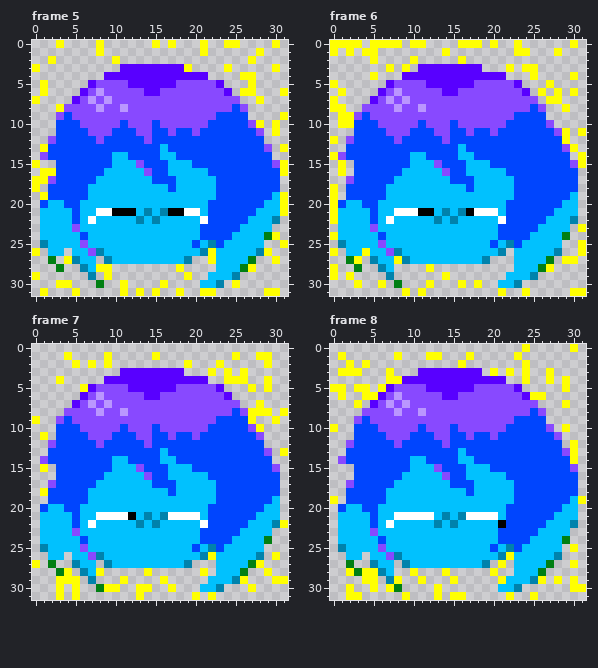
A animated GIF sprite gets an edit: images/urotsuki_rainbow_bridge.gif. Above is the file before it was changed.
The file is 32x32 pixels, 23 frames. Colours within 5 levels of each other are drawn and written as one. Shown: frame 5, frame 6, frame 7, frame 8. The commit also changed other frames, which this record leaves out.
Now the later version:
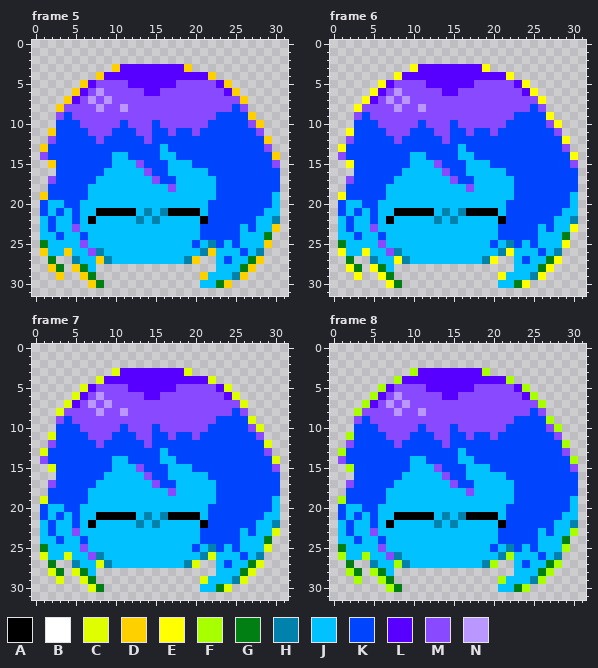
Palette (. is transparent): A #010000  B #ffffff  C #dfff00  D #ffd000  E #ffff01  F #a7ff00  G #017f13  H #0082ac  J #01c1fe  K #0045fe  L #5800ff  M #8849ff  N #ba96ff
From old to new:
Changed rows in their new state; - is an unchanged pixel.
Frame 5:
first column x 0:
 0 ---.----.------.-.---.--..----.-
 1 --------.------------.------.---
 2 --.-------.----------------.----
 3 .---------D--------D----.-----.-
 4 --------D-------------D---..----
 5 -.----D-----------------D--.----
 6 -.---D-------------------D..---.
 7 .---D---------------------D-.---
 8 ---D----------------------------
 9 ---------------------------D---.
10 ----------------------------D-.-
11 --D---------------------------.-
12 -----------------------------D--
13 -D-----------------------------.
14 ------------------------------D-
15 .-D----------------------------.
16 -..----------------------------.
17 ..-------------M----------------
18 .----------------M--------------
19 -D-----------------------------.
20 -----------------------------K-.
21 -K-K----AA---------AA-------K--.
22 --K----A-------------A-----K----
23 --K------------------------K--D-
24 ---K---------------------K----.-
25 -G-----------------------K---D-.
26 .D--D-----------------D---K--.--
27 ----.---D-----------D-.-K---D-.-
28 --D--DG-..--------.--------D----
29 .--D--DG-.---------.-D----D-----
30 ---..--D---.----.------GD.------
31 -.---.-----.-.-.--.--..------..-
Frame 6:
first column x 0:
 0 ....-....-..----...-.--.------.-
 1 .-.-..--------.--------..---.---
 2 -----.----.-----.---------------
 3 -------.-.E--------E--.-..------
 4 -----.--E-------------E--.----.-
 5 .-----E-----------------E--.----
 6 -.---E-------------------E.-.-.-
 7 .---E---------------------E..---
 8 ..-E-------------------------.--
 9 -..------------------------E----
10 -..-------------------------E---
11 --E--------------------------.-.
12 .-------------------------------
13 -E----------------------------.-
14 .-----------------------------E.
15 -.E----------------------------.
16 -.------------------------------
17 ---------------M----------------
18 .----------------M--------------
19 .E------------------------------
20 .----------------------------K--
21 .K-K----AAA-------AAA-------K---
22 .-K----A-------------A-----K----
23 --K------------------------K--E.
24 .--K---------------------K------
25 -G-----------------------K---E-.
26 .E--------------------E---K----.
27 ---.----------------E---K---E..-
28 .-E--EG-----.-------------------
29 .-.E--EG------.------E----E-----
30 ---.--.E----.---.-.----GE-------
31 ---------.-.---------.--.-----..
Frame 7:
first column x 0:
 1 ----.----.-----.---------.--..--
 2 -----.-.-.---------.---.-----.--
 3 ----------C--------C--.-.-.-----
 4 ---.----C-------------C-...--.--
 5 ------C-----------------C--.-.--
 6 -----C-------------------C------
 7 ----C---------------------C-.---
 8 ---C-----------------------...-.
 9 .--------------------------C--.-
10 ----------------------------C---
11 -.C-----------------------------
12 -----------------------------C--
13 -C-----------------------------.
14 ------------------------------C-
15 -.C-----------------------------
17 ---------------M----------------
18 -.---------------M--------------
19 -C------------------------------
20 -----------------------------K--
21 -K-K----AAAA-----AAAA-------K---
22 --K----A-------------A-----K---.
23 --K------------------------K--C-
24 ---K---------------------K------
25 -G-----------------------K---C--
26 -C--C-----------------C---K---.-
27 .-------C-----------C---K---C---
28 --C-.CG-.-----.------.-----C-.--
29 ---C..CG---.----.----C----C---..
30 ---.-.-C-..--..--.-----GC--.----
31 ---.-.-------.------.-.---------
Frame 8:
first column x 0:
 0 ------------------------.-----.-
 1 -.------.---..---.-----.--------
 2 --.-.-----------.-------.-------
 3 -...---.--F--------F.-.-.--.----
 4 -------.F-------------F-.--.-.--
 5 ..-..-F-----------------F----.--
 6 -.--.F-------------------F.-----
 7 ---.F---------------------F--.--
 8 ---F----------------------------
 9 ---------------------------F----
10 .---------------------------F.--
11 --F-----------------------------
12 -----------------------------F.-
13 -F----------------------------.-
14 ------------------------------F-
15 --F-----------------------------
17 ---------------M----------------
18 -----------------M--------------
19 .F-----------------------------.
20 -----------------------------K--
21 -K-K----AAAAA----AAAA-------K---
22 --K----A-------------------K----
23 --K------------------------K--F-
24 ---K---------------------K------
25 -G-----------------------K---F.-
26 -F--F-----------------F---K-----
27 --------F-----------F.--K---F-.-
28 --F-.FG---.---.-----.------F----
29 ---F..FG.--.---.-----F----F-.-.-
30 --.--.-F-----.---------GF-----..
31 --..-----.---.-..-----.--.------
Boxes around the changes in both pictures, in picture pixels (x1, y1, x2, y2):
changed: (32, 40, 288, 296)
changed: (330, 40, 586, 296)
changed: (32, 352, 288, 600)
changed: (330, 344, 586, 600)
